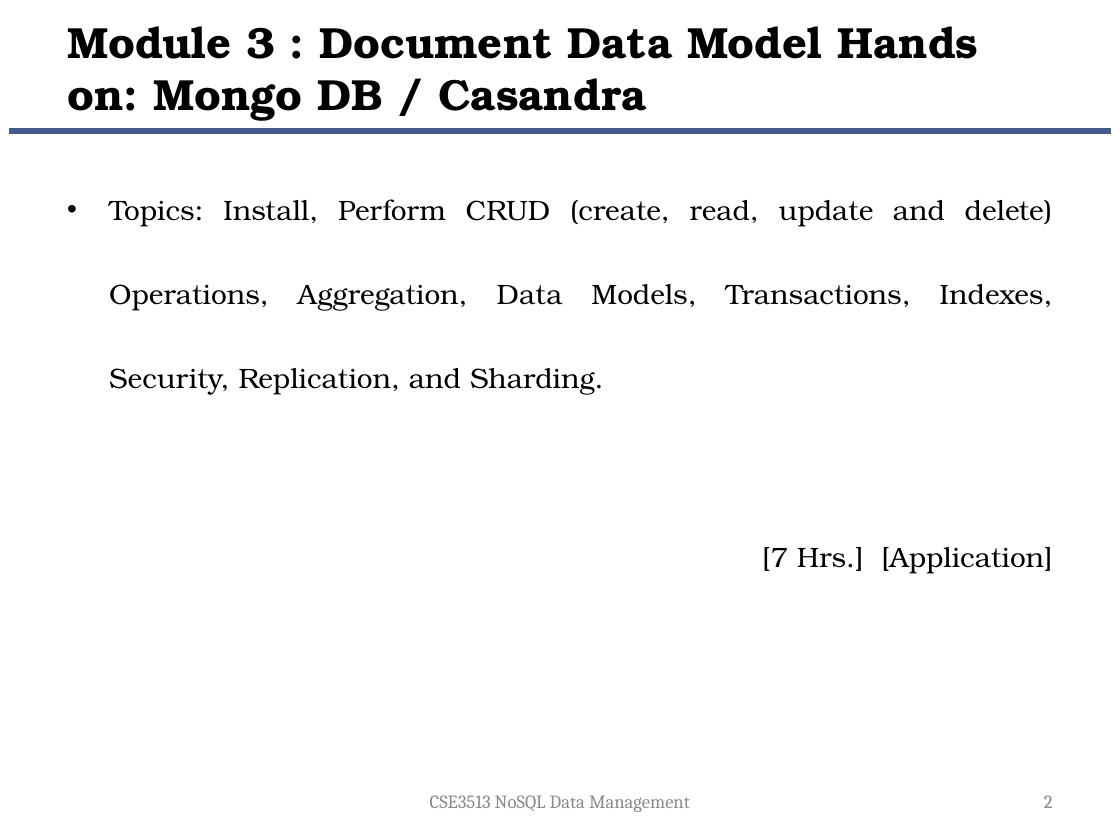
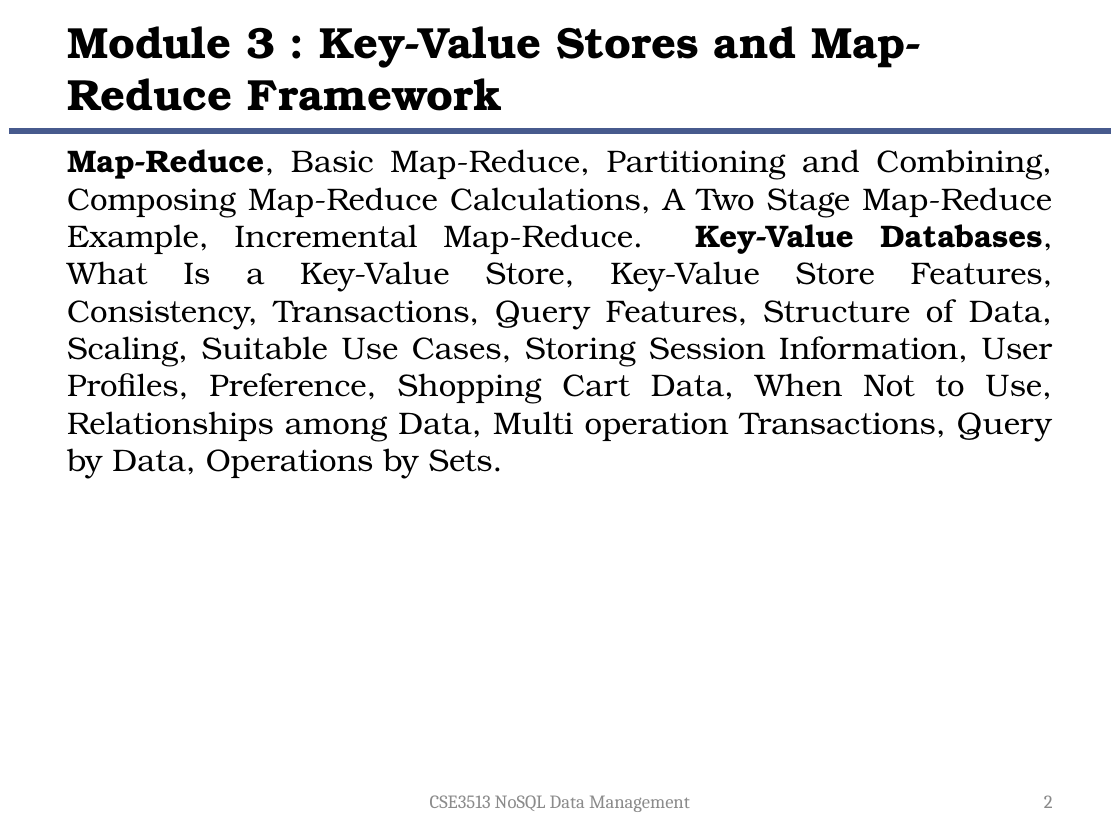
Before and after one commit to suniljeevan/NOSQL-2025, a slide deck: slide 2 of THEORY COURSE MATERIALS/Module 3.pptx. Drawn at 1120x840 pixels with LibreOffice and Linux fonts; fonts in the diff are those of the drawing; background and template pictures are left out. Boxes give left, top, right and bottom in pixels: in the first picture for what was removed or moved away, otherwise in the second. Text is boxed around its words. In the diff, an @@ line names an element or a change of style, - is before the commit and + after.

Commit message:
Module3

```diff
--- a/THEORY COURSE MATERIALS/Module 3.pptx
+++ b/THEORY COURSE MATERIALS/Module 3.pptx
@@ title at [67, 26, 921, 111]: text changed @@
-Module 3 : Document Data Model Hands on: Mongo DB / Casandra
+Module 3 : Key-Value Stores and Map-Reduce Framework
@@ text at [67, 149, 1053, 479]: text changed; size 18 to 20 pt @@
-• Topics: Install, Perform CRUD (create, read, update and delete) Operations, Aggregation, Data Models, Transactions, Indexes, Security, Replication, and Sharding.
-[7 Hrs.] [Application]
+Map-Reduce, Basic Map-Reduce, Partitioning and Combining, Composing Map-Reduce Calculations, A Two Stage Map-Reduce Example, Incremental Map-Reduce. Key-Value Databases, What Is a Key-Value Store, Key-Value Store Features, Consistency, Transactions, Query Features, Structure of Data, Scaling, Suitable Use Cases, Storing Session Information, User Profiles, Preference, Shopping Cart Data, When Not to Use, Relationships among Data, Multi operation Transactions, Query by Data, Operations by Sets.
```
Also in this commit, not shown: 1 other slide changed, 44 slides added, 51 slides removed.
